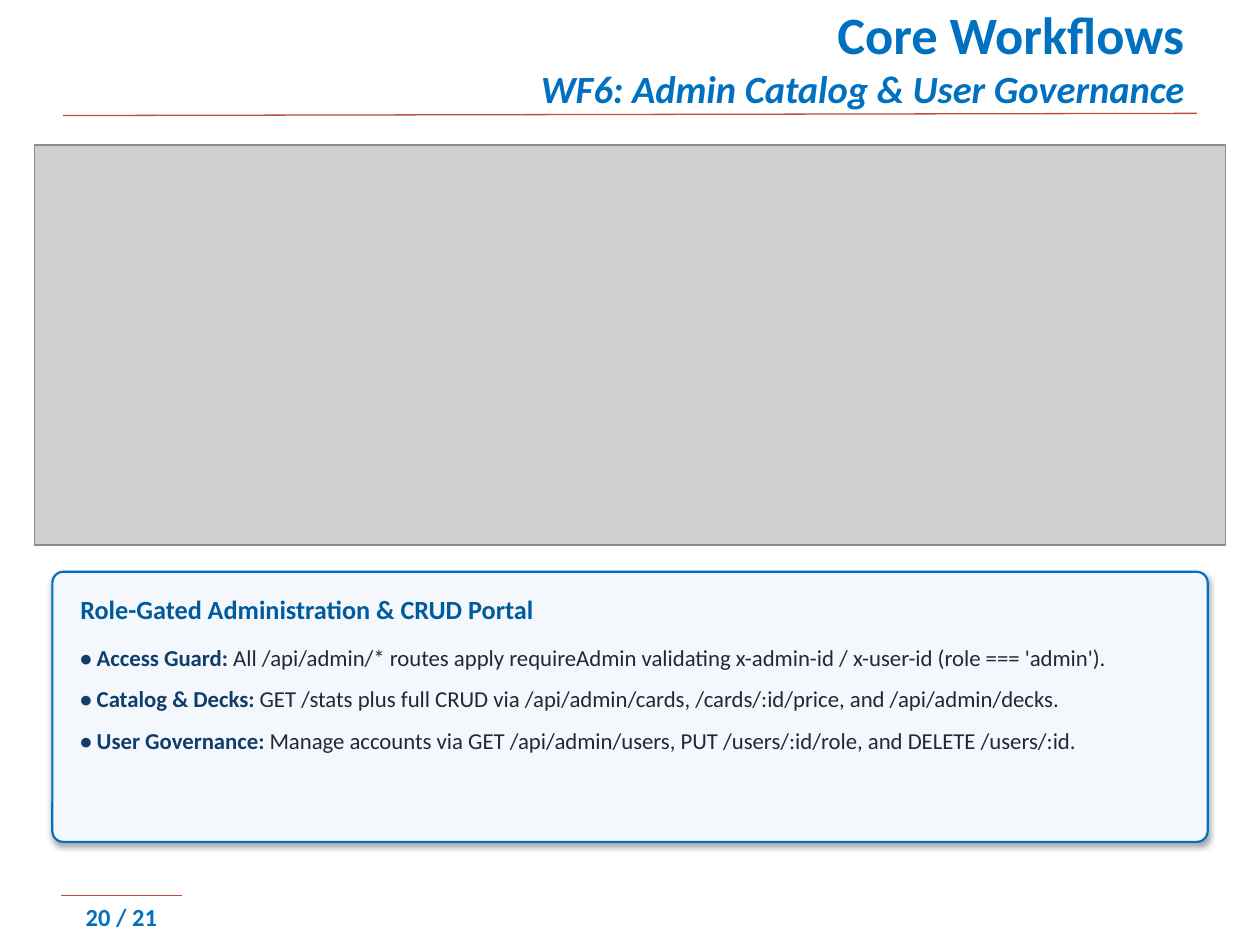
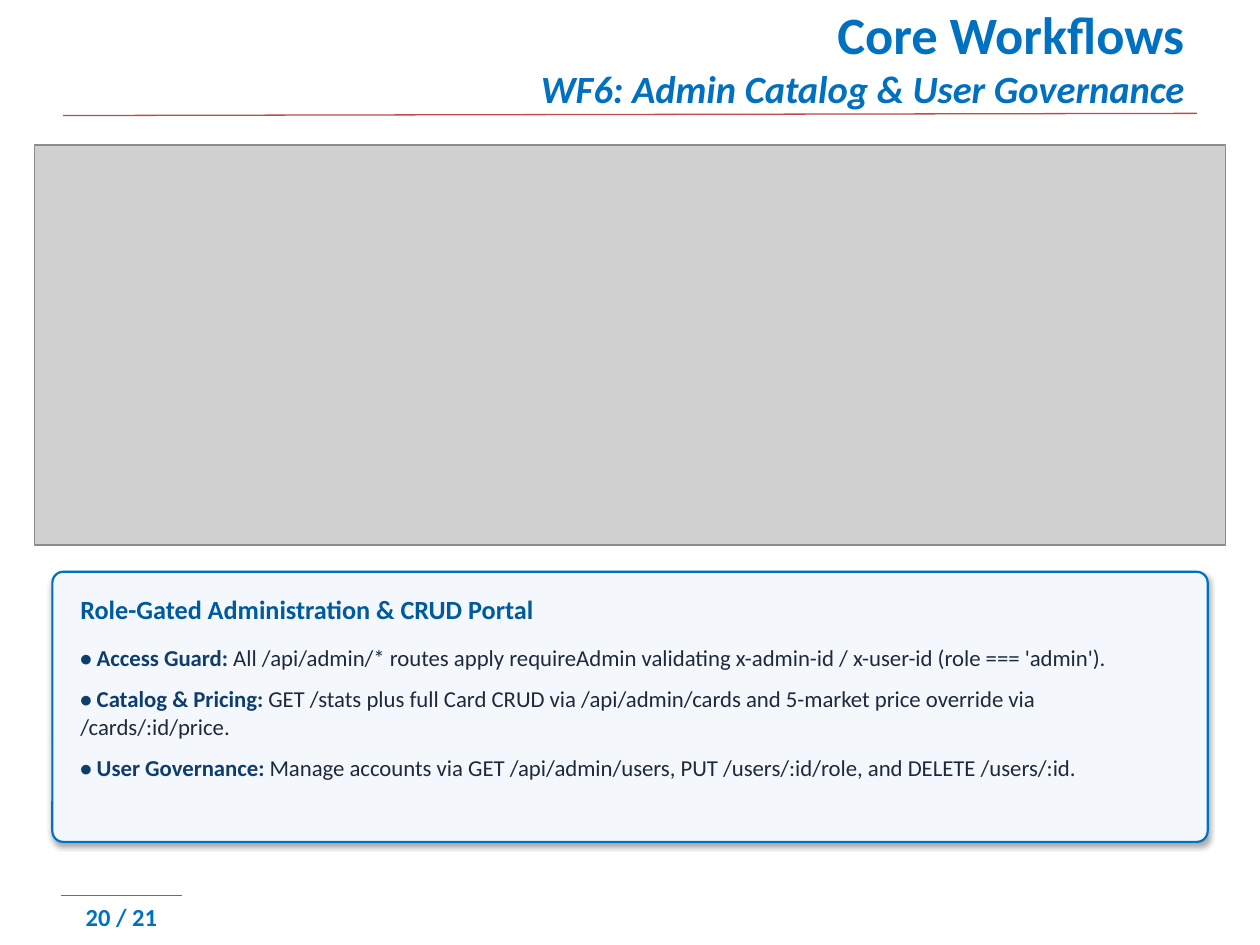
Before and after one commit to minhthanh1806/PROJECT_SDN, a slide deck: slide 20 of Tai lieu/Project Presentation.pptx. Drawn at 1260x945 pixels with LibreOffice and Linux fonts; fonts in the diff are those of the drawing; grey boxes stand for pictures; background and template pictures are left out. Boxes give left, top, right and bottom in pixels: in the first picture for what was removed or moved away, otherwise in the second. Text is boxed around its words. In the diff, an @@ line names an element or a change of style, - is before the commit and + after.

```diff
--- a/Tai lieu/Project Presentation.pptx
+++ b/Tai lieu/Project Presentation.pptx
@@ text in rounded rectangle at (80, 691, 1034, 739): text changed @@
-• Catalog & Decks: GET /stats plus full CRUD via /api/admin/cards, /cards/:id/price, and /api/admin/decks.
+• Catalog & Pricing: GET /stats plus full Card CRUD via /api/admin/cards and 5-market price override via /cards/:id/price.
```
Also in this commit, not shown: 5 other slides changed, 16 other files.
